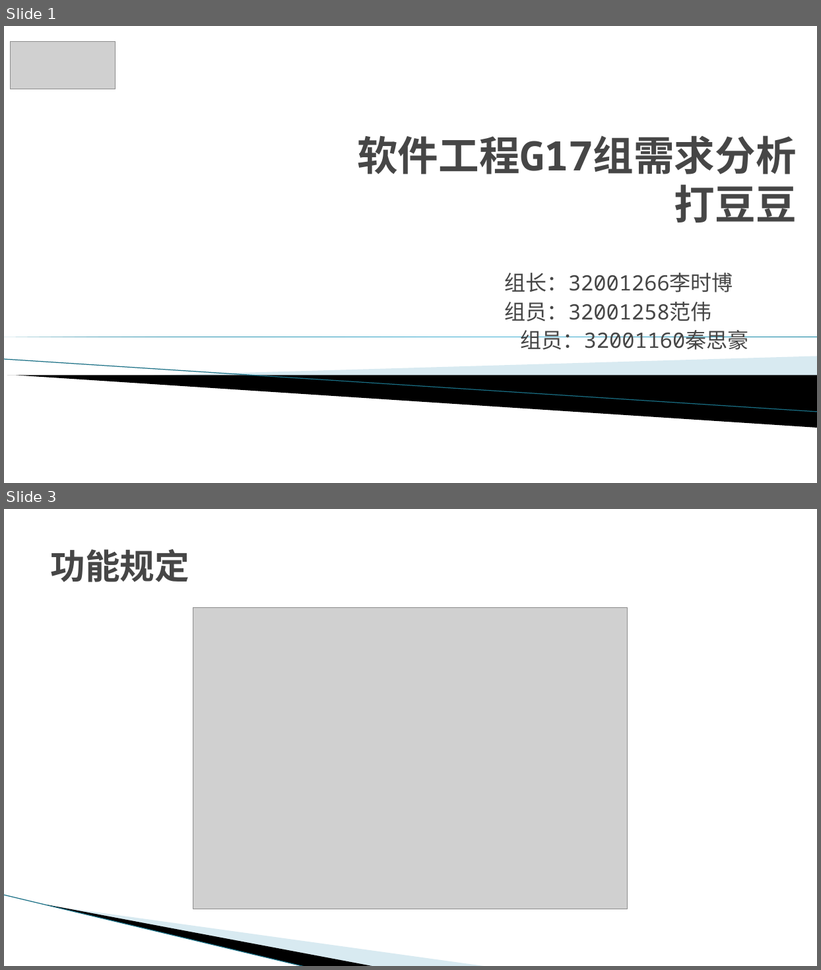
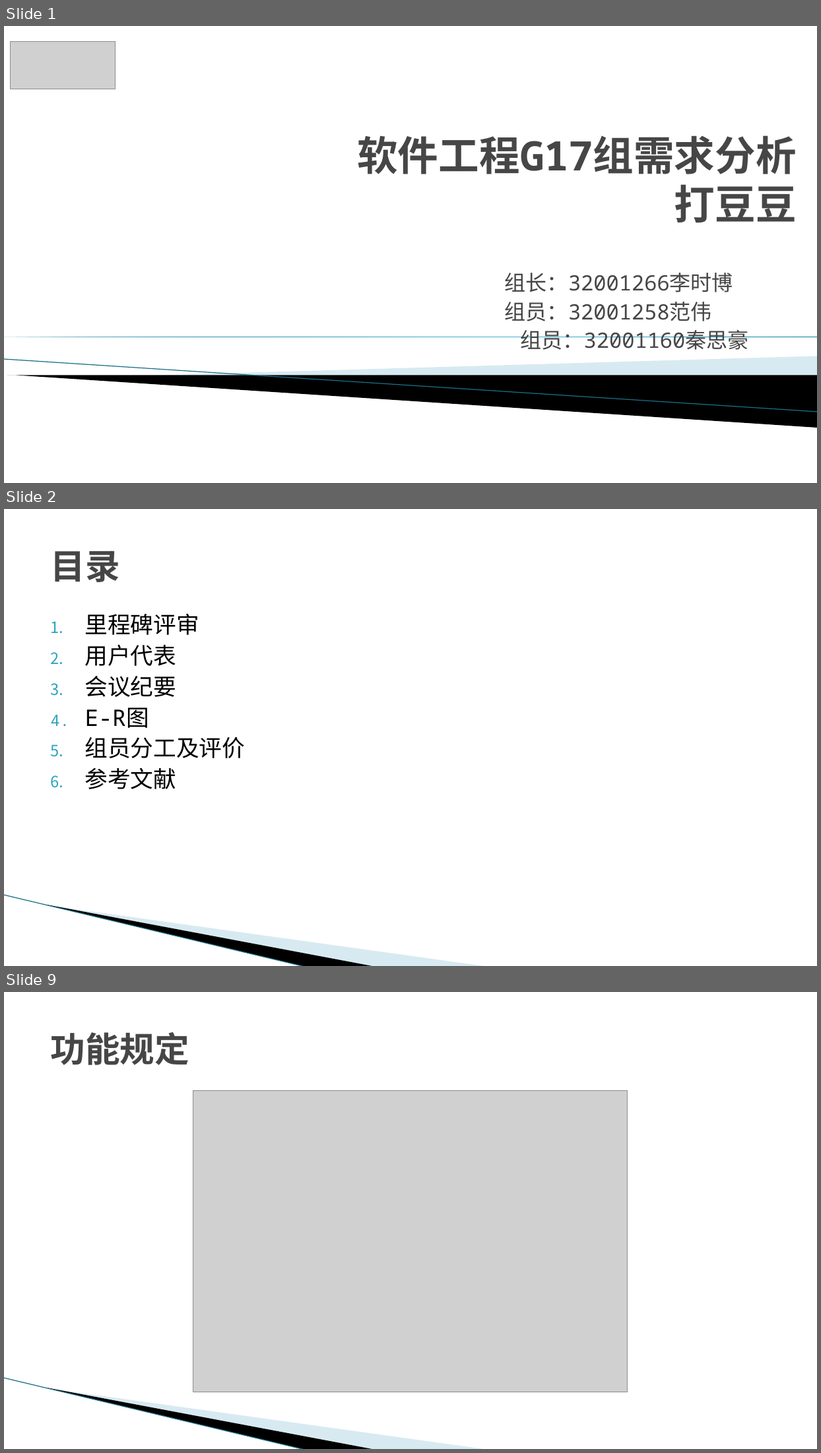
Before and after one commit to G17workfordadoudou/dadoudou, a slide deck: SE2022-G17小组-软件需求.pptx. Shown one above the other, each under a label of ours: slides 1 and 3 before the commit, slides 1, 2 and 9 after it; the slides between them are not shown. The pictures are 821x970 and 821x1453 pixels, drawn with LibreOffice and Linux fonts; fonts in the diff are those of the drawing; grey boxes stand for pictures; background and template pictures are left out. Boxes give left, top, right and bottom in pixels: in the first picture for what was removed or moved away, otherwise in the second. Text is boxed around its words. In the diff, an @@ line names an element or a change of style, - is before the commit and + after.

```diff
--- a/SE2022-G17小组-软件需求.pptx
+++ b/SE2022-G17小组-软件需求.pptx
@@ slide 2 added at <box>4,509,817,966</box>, background #FFFFFF; not listed: 3 template elements that a slide beside it also shows @@
@@ title added at <box>51,551,120,582</box>, 41 pt, text #464646, bold @@
+目录
@@ text added at <box>85,613,246,789</box>, 27 pt, text #000000 @@
+1. 里程碑评审
+2. 用户代表
+3. 会议纪要
+4. E-R图
+5. 组员分工及评价
+6. 参考文献
@@ what was slide 3 is now slide 9 @@
```
Also in this commit, not shown: 1 slide changed, 8 other slides added, 7 other files.
